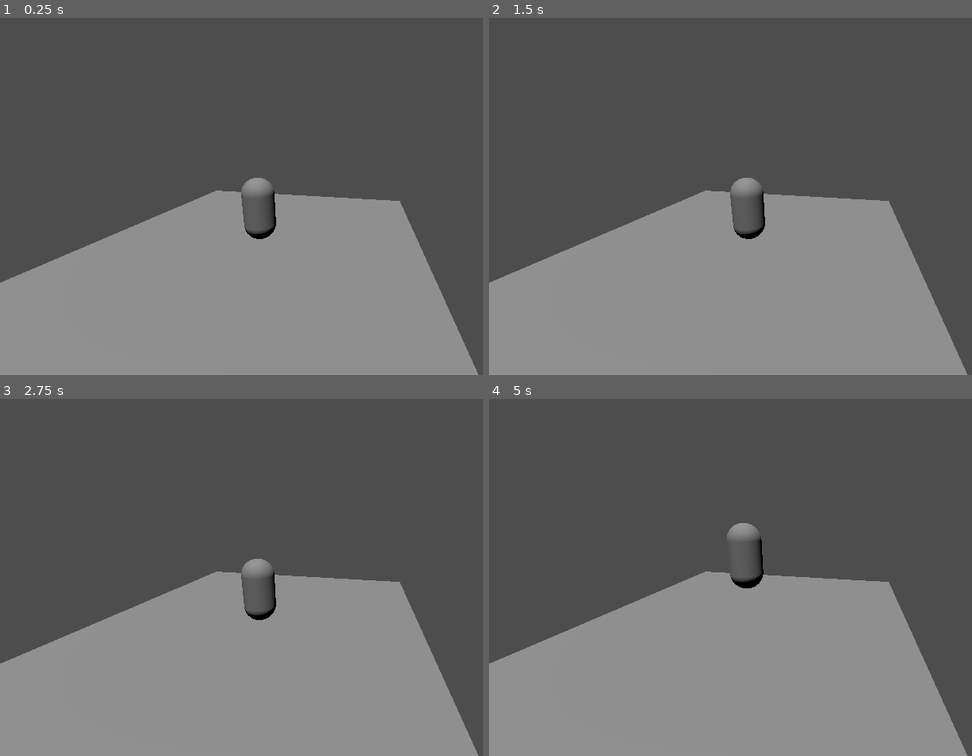
Above: before the commit, frames 1-4 (two rows, left to right).
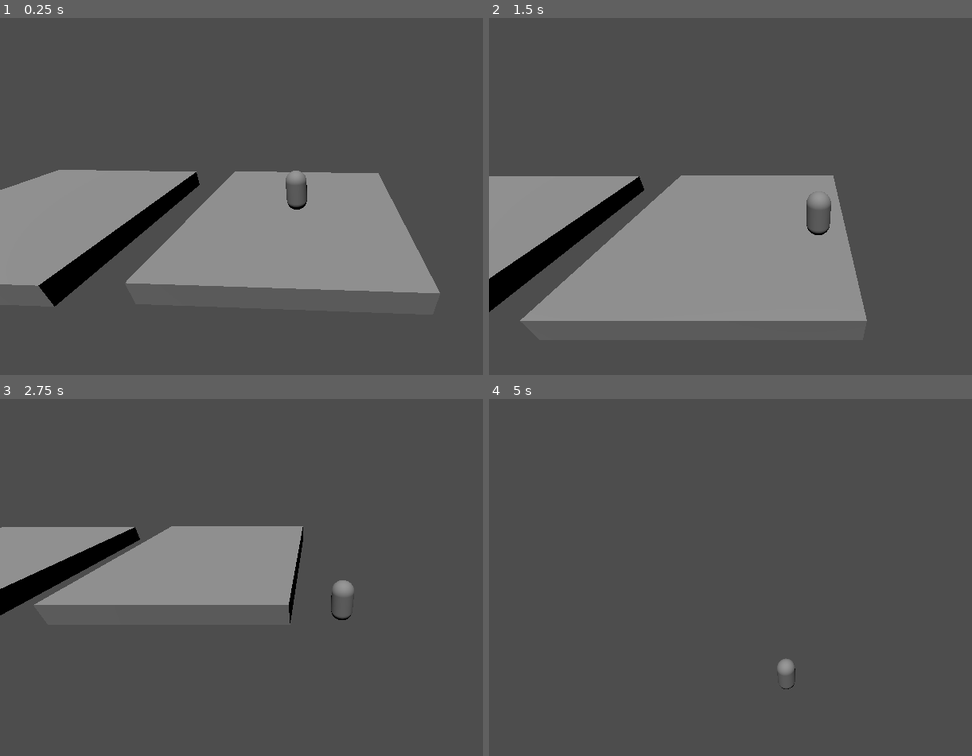
Above: after the commit, the same moments.

Repository: nialdixon8/3DGooseGame
Game: Godot game, scene res://main.tscn
Same seed, same stepped clock (60 frames per second), same inputs: the game is played once before the commit and once after it.
Inputs:
- Up to frame 1 (0.25 s): no input
- Up to frame 2 (1.5 s): tap Enter (ui_accept) at 0.5, 0.77 s; hold Right (ui_right) 0.53-1.28 s; hold Down (ui_down) from 1.28 s (still down)
- Up to frame 3 (2.75 s): tap Enter (ui_accept) at 1.52 s; release Down (ui_down) at 2.03 s; hold Right (ui_right) from 2.03 s (still down)
- Up to frame 4 (5 s): release Right (ui_right) at 2.78 s; hold Up (ui_up) 2.78-3.53 s; tap Enter (ui_accept) at 3.02, 3.77, 4.52 s; hold Left (ui_left) from 3.53 s (still down)

The runs differ from the first frame. In frame 1, 37% of the frame differs, in the area x 0-100%, y 42-100%; in frame 2, 31%; in frame 3, 49%, in the area x 0-100%, y 35-100%; in frame 4, 41%.

Commit message:
camera follows player

Diff:
--- a/cameraNode.gd
+++ b/cameraNode.gd
@@ -1,11 +1,21 @@
 extends Node3D
 
+@export_group("Properties")
+
+@onready var camera = $Camera3D
+
+var target
+var camera_rotation = Vector3(-30,0,0)
+var zoom = 10
 
 # Called when the node enters the scene tree for the first time.
 func _ready():
-	pass # Replace with function body.
+	target = get_parent().get_node("player").get_node("CharacterBody3D")
 
 
 # Called every frame. 'delta' is the elapsed time since the previous frame.
 func _process(delta):
-	pass
+	self.position = self.position.lerp(target.position, delta * 4)
+	rotation_degrees = rotation_degrees.lerp(camera_rotation, delta * 6)
+
+	camera.position = camera.position.lerp(Vector3(0, 0, zoom), 8 * delta)
--- a/main.gd
+++ b/main.gd
@@ -1,9 +1,8 @@
 extends Node3D
-
 
 # Called when the node enters the scene tree for the first time.
 func _ready():
-	pass # Replace with function body.
+	pass
 
 
 # Called every frame. 'delta' is the elapsed time since the previous frame.
--- a/main.tscn
+++ b/main.tscn
@@ -21,3 +21,6 @@
 
 [node name="Camera3D" type="Camera3D" parent="cameraNode"]
 transform = Transform3D(1, 7.45058e-09, -1.49012e-08, 0, 1, -2.98023e-08, 0, 0, 1, 0, 0, 0)
+
+[node name="platform2" parent="." instance=ExtResource("2_34nc2")]
+transform = Transform3D(1, 0, 0, 0, 1, 0, 0, 0, 1, -12.6658, 0, 0.210938)
--- a/player.gd
+++ b/player.gd
@@ -19,7 +19,7 @@
 
 	# Get the input direction and handle the movement/deceleration.
 	# As good practice, you should replace UI actions with custom gameplay actions.
-	var input_dir = Input.get_vector("left", "right", "forward", "backward")
+	var input_dir = Input.get_vector("ui_left", "ui_right", "ui_up", "ui_down")
 	var direction = (transform.basis * Vector3(input_dir.x, 0, input_dir.y)).normalized()
 	if direction:
 		velocity.x = direction.x * SPEED
--- a/project.godot
+++ b/project.godot
@@ -14,3 +14,38 @@
 run/main_scene="res://main.tscn"
 config/features=PackedStringArray("4.1", "Forward Plus")
 config/icon="res://icon.svg"
+
+[input]
+
+ui_left={
+"deadzone": 0.5,
+"events": [Object(InputEventKey,"resource_local_to_scene":false,"resource_name":"","device":0,"window_id":0,"alt_pressed":false,"shift_pressed":false,"ctrl_pressed":false,"meta_pressed":false,"pressed":false,"keycode":4194319,"physical_keycode":0,"key_label":0,"unicode":0,"echo":false,"script":null)
+, Object(InputEventJoypadButton,"resource_local_to_scene":false,"resource_name":"","device":0,"button_index":13,"pressure":0.0,"pressed":false,"script":null)
+, Object(InputEventJoypadMotion,"resource_local_to_scene":false,"resource_name":"","device":0,"axis":0,"axis_value":-1.0,"script":null)
+, Object(InputEventKey,"resource_local_to_scene":false,"resource_name":"","device":-1,"window_id":0,"alt_pressed":false,"shift_pressed":false,"ctrl_pressed":false,"meta_pressed":false,"pressed":false,"keycode":0,"physical_keycode":65,"key_label":0,"unicode":97,"echo":false,"script":null)
+]
+}
+ui_right={
+"deadzone": 0.5,
+"events": [Object(InputEventKey,"resource_local_to_scene":false,"resource_name":"","device":0,"window_id":0,"alt_pressed":false,"shift_pressed":false,"ctrl_pressed":false,"meta_pressed":false,"pressed":false,"keycode":4194321,"physical_keycode":0,"key_label":0,"unicode":0,"echo":false,"script":null)
+, Object(InputEventJoypadButton,"resource_local_to_scene":false,"resource_name":"","device":0,"button_index":14,"pressure":0.0,"pressed":false,"script":null)
+, Object(InputEventJoypadMotion,"resource_local_to_scene":false,"resource_name":"","device":0,"axis":0,"axis_value":1.0,"script":null)
+, Object(InputEventKey,"resource_local_to_scene":false,"resource_name":"","device":-1,"window_id":0,"alt_pressed":false,"shift_pressed":false,"ctrl_pressed":false,"meta_pressed":false,"pressed":false,"keycode":0,"physical_keycode":68,"key_label":0,"unicode":100,"echo":false,"script":null)
+]
+}
+ui_up={
+"deadzone": 0.5,
+"events": [Object(InputEventKey,"resource_local_to_scene":false,"resource_name":"","device":0,"window_id":0,"alt_pressed":false,"shift_pressed":false,"ctrl_pressed":false,"meta_pressed":false,"pressed":false,"keycode":4194320,"physical_keycode":0,"key_label":0,"unicode":0,"echo":false,"script":null)
+, Object(InputEventJoypadButton,"resource_local_to_scene":false,"resource_name":"","device":0,"button_index":11,"pressure":0.0,"pressed":false,"script":null)
+, Object(InputEventJoypadMotion,"resource_local_to_scene":false,"resource_name":"","device":0,"axis":1,"axis_value":-1.0,"script":null)
+, Object(InputEventKey,"resource_local_to_scene":false,"resource_name":"","device":-1,"window_id":0,"alt_pressed":false,"shift_pressed":false,"ctrl_pressed":false,"meta_pressed":false,"pressed":false,"keycode":0,"physical_keycode":87,"key_label":0,"unicode":119,"echo":false,"script":null)
+]
+}
+ui_down={
+"deadzone": 0.5,
+"events": [Object(InputEventKey,"resource_local_to_scene":false,"resource_name":"","device":0,"window_id":0,"alt_pressed":false,"shift_pressed":false,"ctrl_pressed":false,"meta_pressed":false,"pressed":false,"keycode":4194322,"physical_keycode":0,"key_label":0,"unicode":0,"echo":false,"script":null)
+, Object(InputEventJoypadButton,"resource_local_to_scene":false,"resource_name":"","device":0,"button_index":12,"pressure":0.0,"pressed":false,"script":null)
+, Object(InputEventJoypadMotion,"resource_local_to_scene":false,"resource_name":"","device":0,"axis":1,"axis_value":1.0,"script":null)
+, Object(InputEventKey,"resource_local_to_scene":false,"resource_name":"","device":-1,"window_id":0,"alt_pressed":false,"shift_pressed":false,"ctrl_pressed":false,"meta_pressed":false,"pressed":false,"keycode":0,"physical_keycode":83,"key_label":0,"unicode":115,"echo":false,"script":null)
+]
+}
Not shown: 1 places in main.tscn that only renumber resources
Not shown: 1 places in platform.tscn that only renumber resources
Not shown: 1 places in player.tscn that only renumber resources
